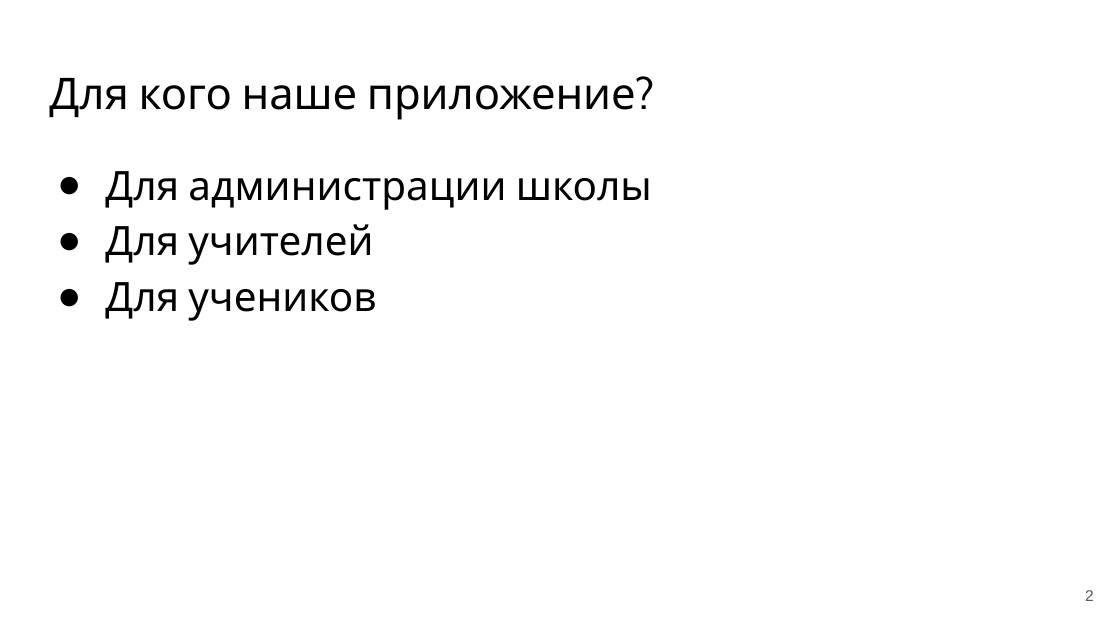
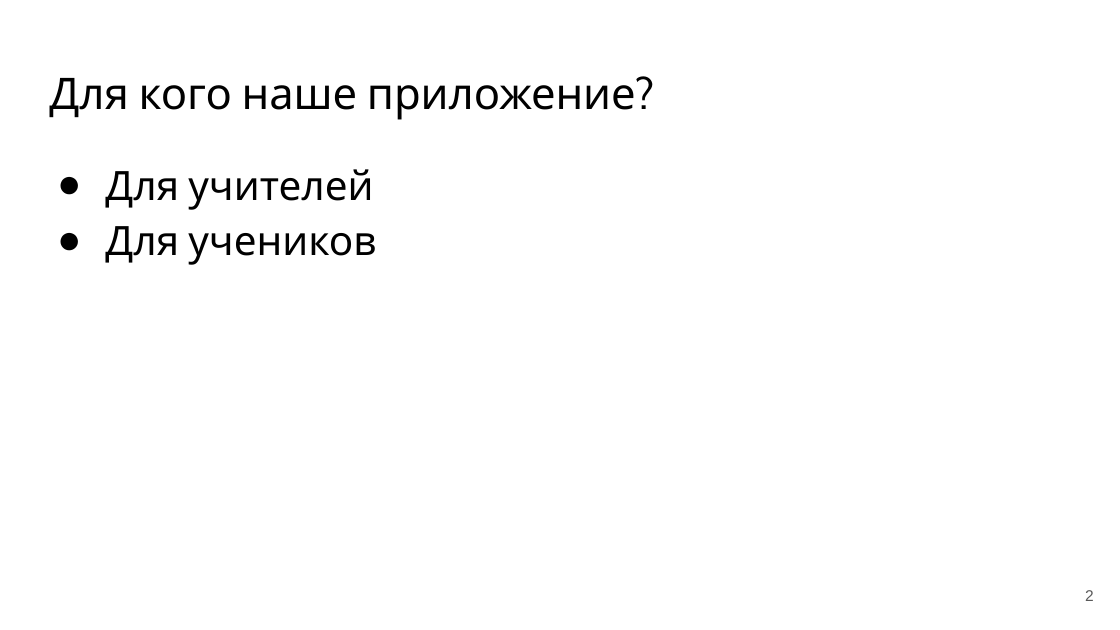
Before and after one commit to Zeleboba99/school-board, a slide deck: slide 2 of Документация/Презентация.pptx. Drawn at 1120x630 pixels with LibreOffice and Linux fonts; fonts in the diff are those of the drawing. Boxes give left, top, right and bottom in pixels: in the first picture for what was removed or moved away, otherwise in the second. Text is boxed around its words. In the diff, an @@ line names an element or a change of style, - is before the commit and + after.

```diff
--- a/Документация/Презентация.pptx
+++ b/Документация/Презентация.pptx
@@ text at (x1=105, y1=171, x2=652, y2=210): paragraph removed @@
-● Для администрации школы
```
Also in this commit, not shown: 4 other slides changed, 1 other file.
